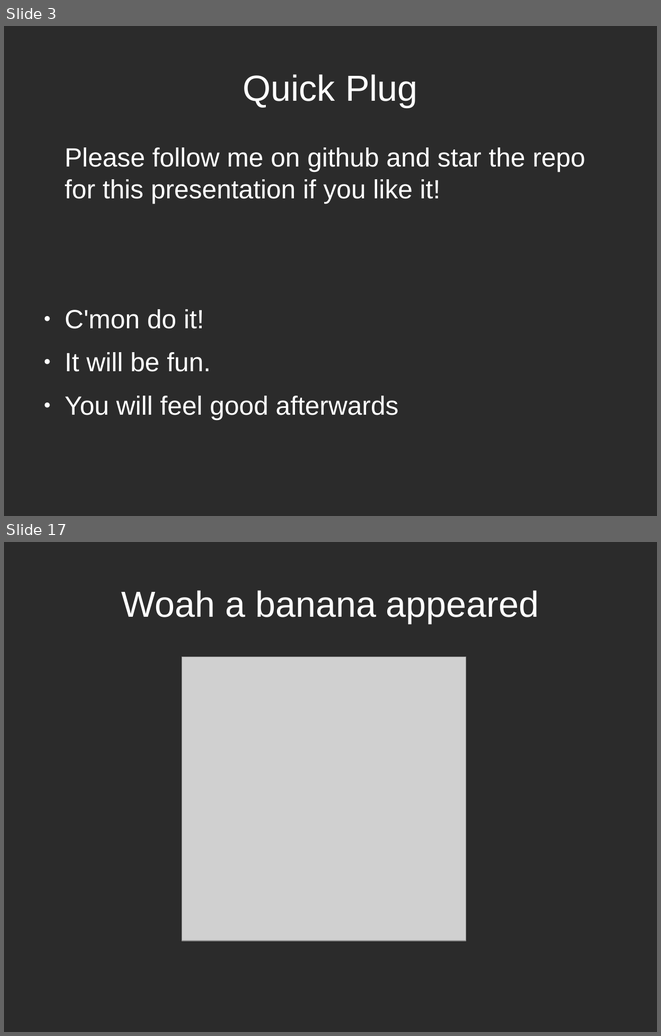
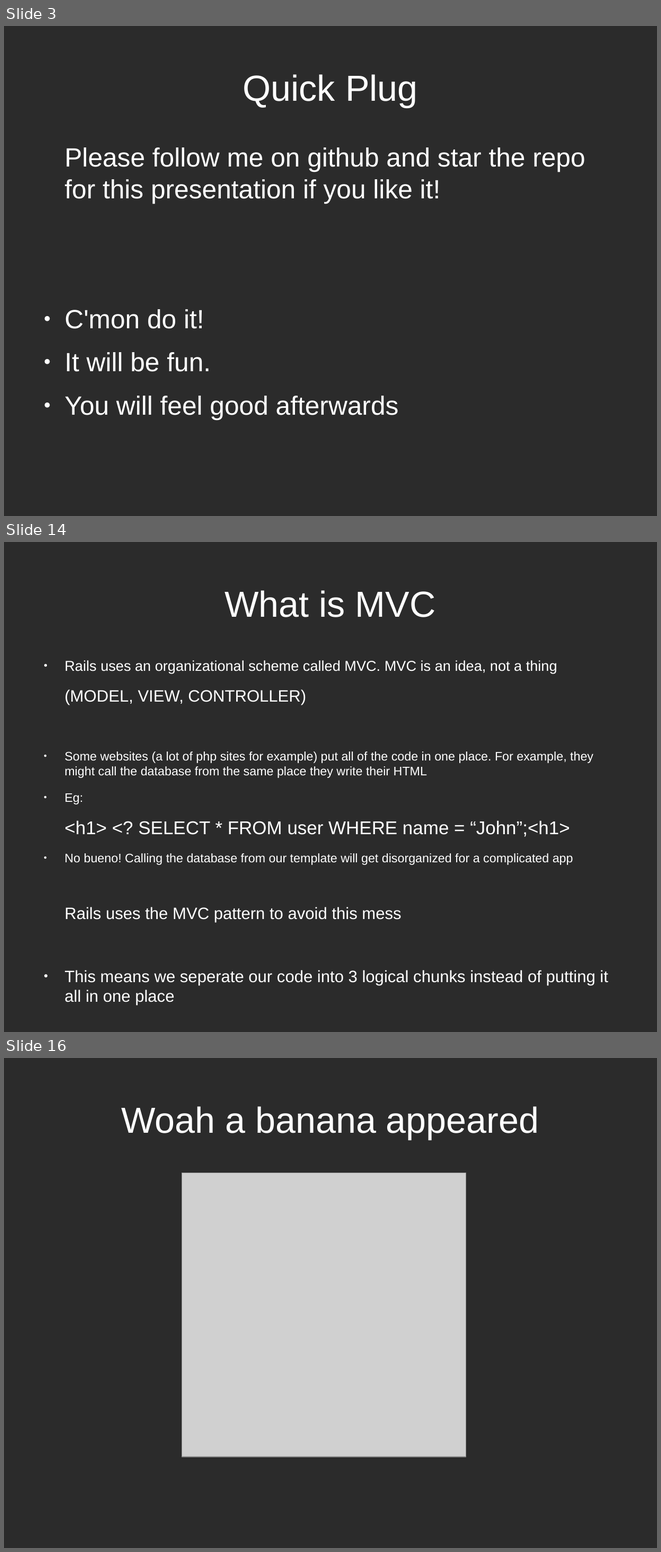
Before and after one commit to Andrew-Max/rails-seminar-materials, a slide deck: try_rails_slides.odp. Shown one above the other, each under a label of ours: slides 3 and 17 before the commit, slides 3, 14 and 16 after it; the slides between them are not shown. The pictures are 661x1036 and 661x1552 pixels, drawn with LibreOffice and Linux fonts; fonts in the diff are those of the drawing; grey boxes stand for pictures; background and template pictures are left out; a plain dark background stands for a picture behind light text. Boxes give left, top, right and bottom in pixels: in the first picture for what was removed or moved away, otherwise in the second. Text is boxed around its words. In the diff, an @@ line names an element or a change of style, - is before the commit and + after.

```diff
--- a/try_rails_slides.odp
+++ b/try_rails_slides.odp
@@ slide 14 added at <box>4,542,657,1032</box>, background picture (left out) @@
@@ title added at <box>225,590,436,617</box>, 44 pt, text #FFFFFF @@
+What is MVC
@@ text added at <box>64,660,608,1005</box>, 15 pt, text #FFFFFF @@
+● Rails uses an organizational scheme called MVC. MVC is an idea, not a thing
+(MODEL, VIEW, CONTROLLER)
+● Some websites (a lot of php sites for example) put all of the code in one place. For example, they might call the database from the same place they write their HTML
+● Eg:
+<h1> <? SELECT * FROM user WHERE name = “John”;<h1>
+● No bueno! Calling the database from our template will get disorganized for a complicated app
+Rails uses the MVC pattern to avoid this mess
+● This means we seperate our code into 3 logical chunks instead of putting it all in one place
@@ what was slide 17 is now slide 16 @@
```
Also in this commit, not shown: 6 slides changed, 7 other slides added, 9 slides removed.
